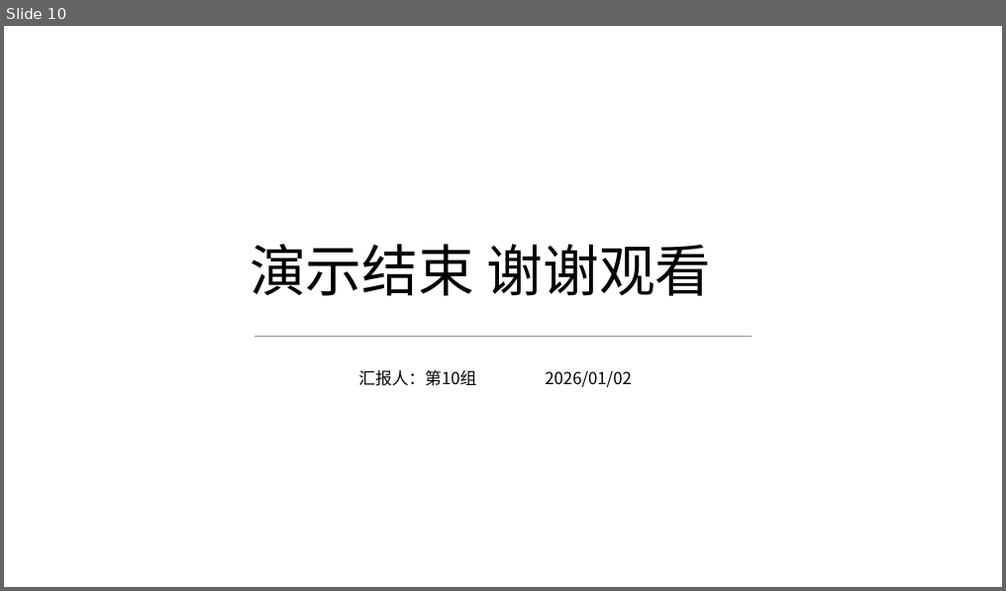
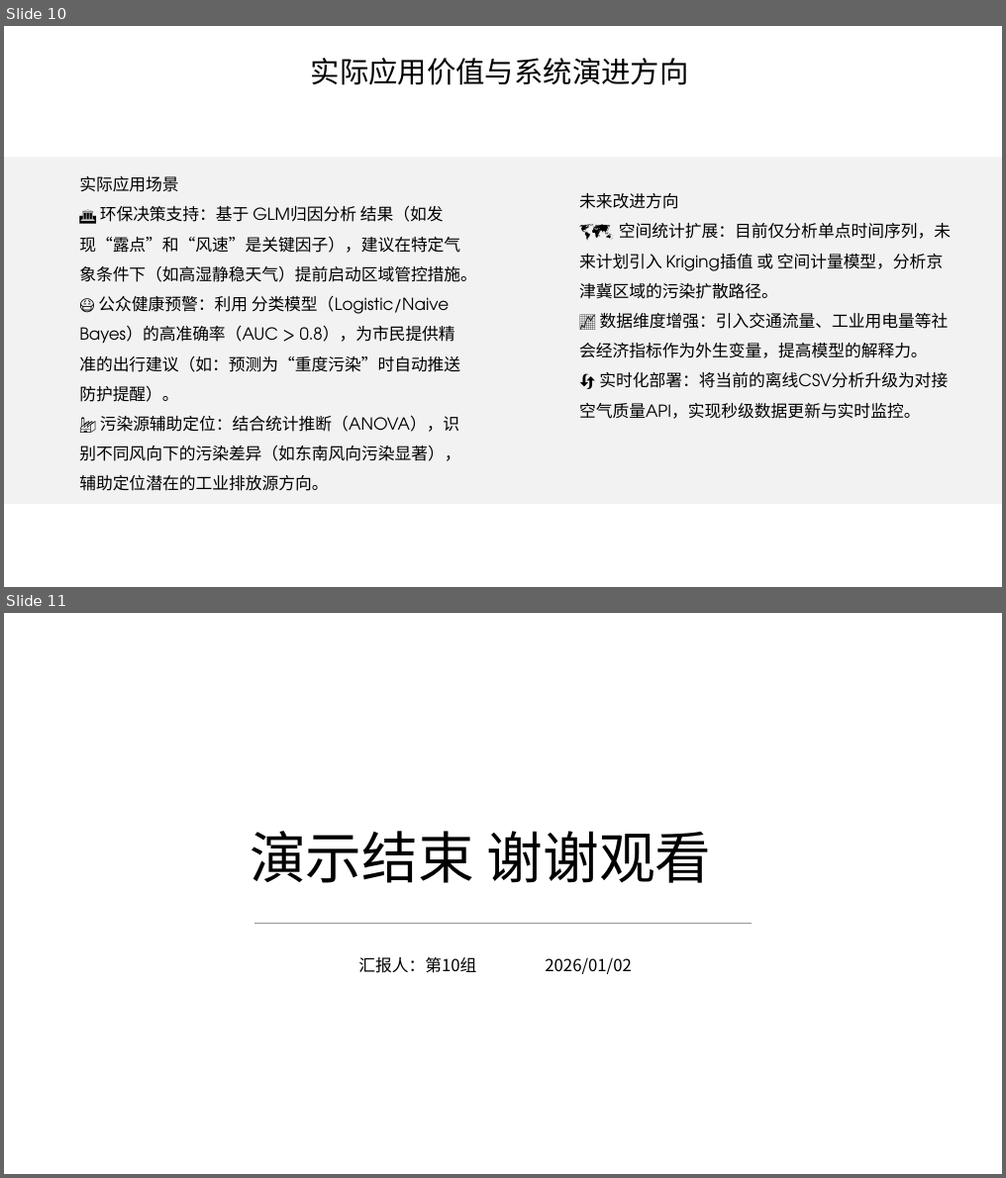
Before and after one commit to L-Dramatic/Stat-Modeling, a slide deck: Docs/统计分析与建模.pptx. Shown one above the other, each under a label of ours: slide 10 before the commit, slides 10 and 11 after it. The pictures are 1006x591 and 1006x1178 pixels, drawn with LibreOffice and Linux fonts; fonts in the diff are those of the drawing; background and template pictures are left out. Boxes give left, top, right and bottom in pixels: in the first picture for what was removed or moved away, otherwise in the second. Text is boxed around its words. In the diff, an @@ line names an element or a change of style, - is before the commit and + after.

```diff
--- a/Docs/统计分析与建模.pptx
+++ b/Docs/统计分析与建模.pptx
@@ slide 10 added at bbox=[4, 26, 1002, 587], background picture (left out) @@
@@ text added at bbox=[311, 58, 689, 85], 28 pt, text #000000 @@
+实际应用价值与系统演进方向
@@ rectangle added at bbox=[4, 157, 1002, 504], fill #F2F2F2 @@
@@ text added at bbox=[79, 176, 477, 491], 16 pt, text #000000 @@
+实际应用场景
+🏛️ 环保决策支持：基于 GLM归因分析 结果（如发现“露点”和“风速”是关键因子），建议在特定气象条件下（如高湿静稳天气）提前启动区域管控措施。
+😷 公众健康预警：利用 分类模型（Logistic/Naive Bayes）的高准确率（AUC > 0.8），为市民提供精准的出行建议（如：预测为“重度污染”时自动推送防护提醒）。
+🏭 污染源辅助定位：结合统计推断（ANOVA），识别不同风向下的污染差异（如东南风向污染显著），辅助定位潜在的工业排放源方向。
@@ text added at bbox=[579, 193, 950, 419], 16 pt, text #000000 @@
+未来改进方向
+🗺️ 空间统计扩展：目前仅分析单点时间序列，未来计划引入 Kriging插值 或 空间计量模型，分析京津冀区域的污染扩散路径。
+📈 数据维度增强：引入交通流量、工业用电量等社会经济指标作为外生变量，提高模型的解释力。
+🔄 实时化部署：将当前的离线CSV分析升级为对接 空气质量API，实现秒级数据更新与实时监控。
@@ what was slide 10 is now slide 11 @@
```
Also in this commit, not shown: 3 slides changed.
